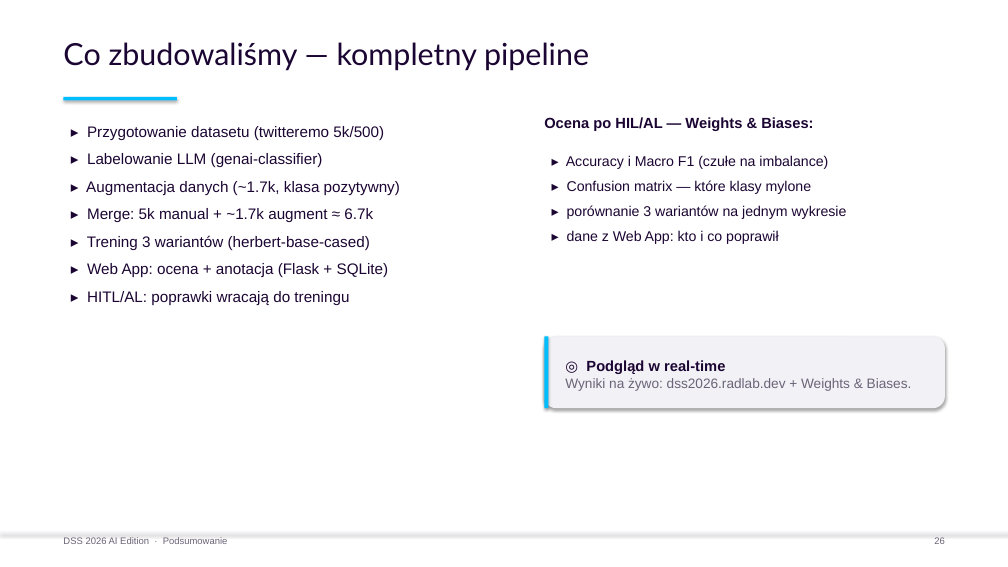
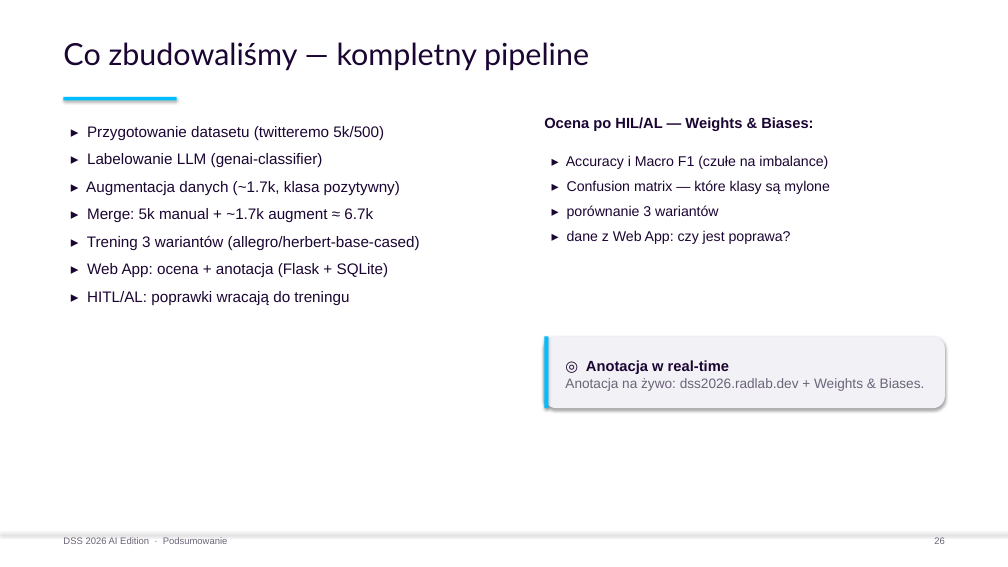
Before and after one commit to radlab-dev-group/.github, a slide deck: slide 26 of conf/DSS_20260618/presentation/pptx/DSS_2026_Tutorial.pptx. Drawn at 1008x567 pixels with LibreOffice and Linux fonts; fonts in the diff are those of the drawing. Boxes give left, top, right and bottom in pixels: in the first picture for what was removed or moved away, otherwise in the second. Text is boxed around its words. In the diff, an @@ line names an element or a change of style, - is before the commit and + after.

```diff
--- a/conf/DSS_20260618/presentation/pptx/DSS_2026_Tutorial.pptx
+++ b/conf/DSS_20260618/presentation/pptx/DSS_2026_Tutorial.pptx
@@ text at (567, 180, 829, 244): text changed @@
-▸ Confusion matrix — które klasy mylone
-▸ porównanie 3 wariantów na jednym wykresie
-▸ dane z Web App: kto i co poprawił
+▸ Confusion matrix — które klasy są mylone
+▸ porównanie 3 wariantów
+▸ dane z Web App: czy jest poprawa?
@@ text at (87, 235, 420, 250): text changed @@
-▸ Trening 3 wariantów (herbert-base-cased)
+▸ Trening 3 wariantów (allegro/herbert-base-cased)
@@ text at (565, 360, 925, 391): text changed @@
-◎ Podgląd w real-time
-Wyniki na żywo: dss2026.radlab.dev + Weights & Biases.
+◎ Anotacja w real-time
+Anotacja na żywo: dss2026.radlab.dev + Weights & Biases.
```
Also in this commit, not shown: 10 other slides changed, 1 other file.
